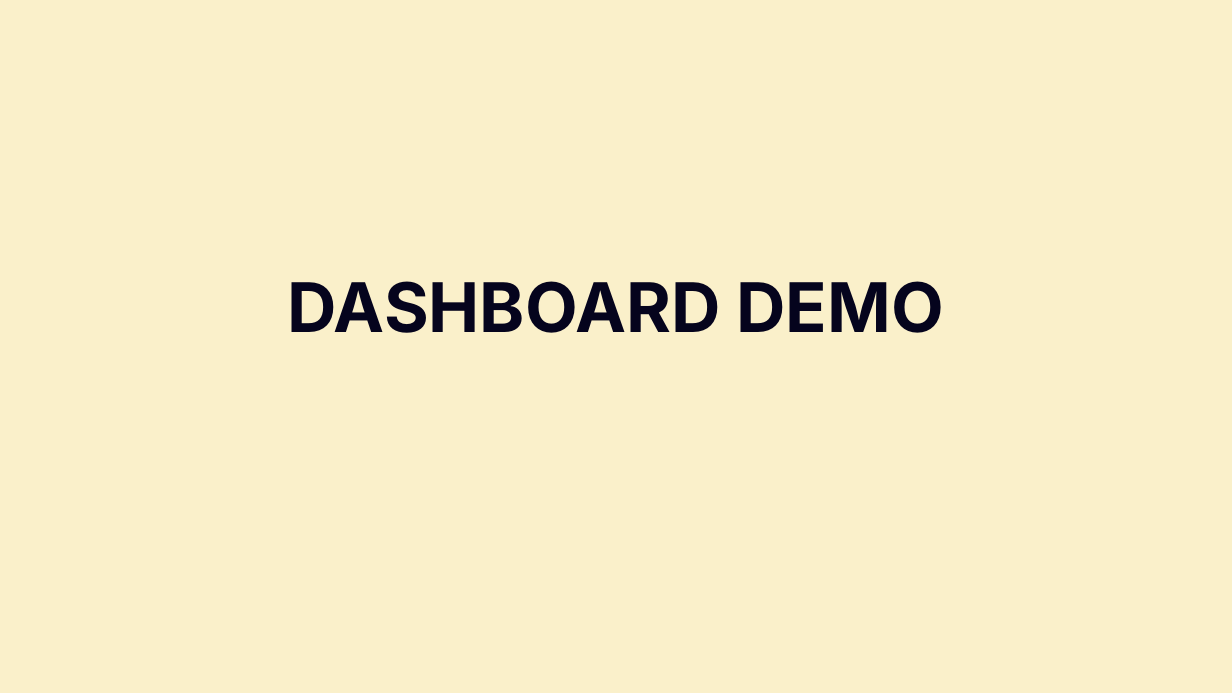
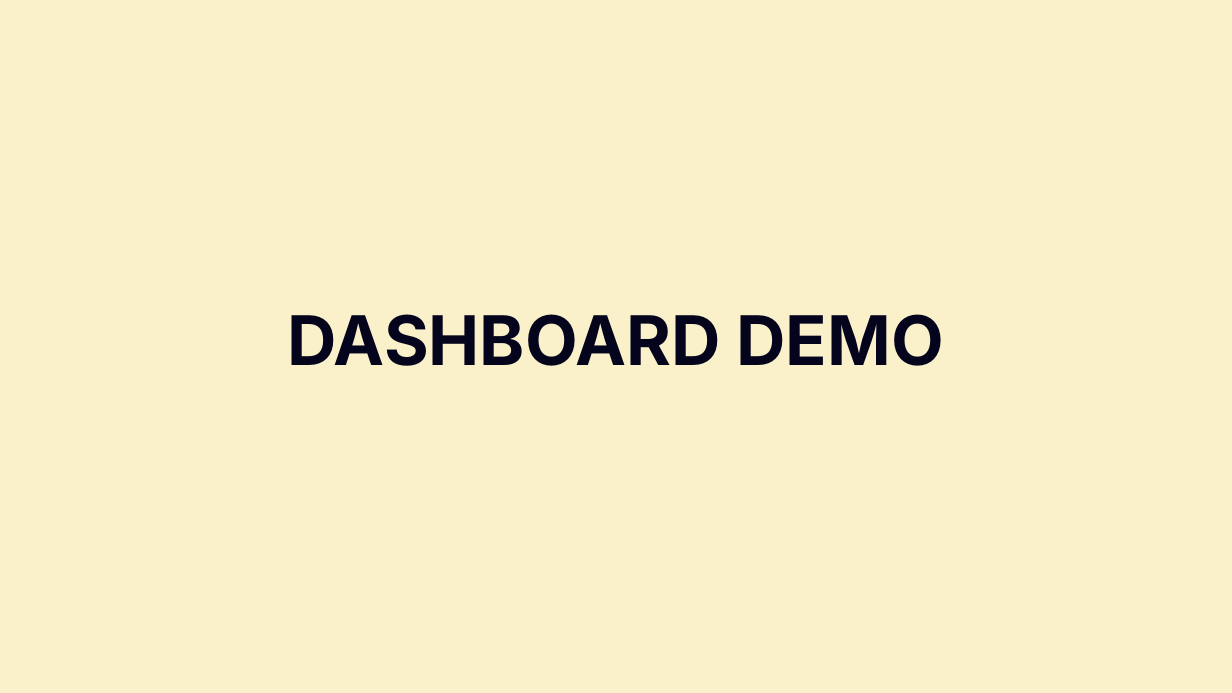
Before and after one commit to nair-j-karthik/DS-5110, a slide deck: slide 8 of Final Presenation DS5110.pptx (slide 7 before the commit). Drawn at 1232x693 pixels with LibreOffice and Linux fonts; fonts in the diff are those of the drawing. Boxes give left, top, right and bottom in pixels: in the first picture for what was removed or moved away, otherwise in the second. Text is boxed around its words. In the diff, an @@ line names an element or a change of style, - is before the commit and + after.

```diff
--- a/Final Presenation DS5110.pptx
+++ b/Final Presenation DS5110.pptx
@@ text "DASHBOARD DEMO": place and size @@
-text "DASHBOARD DEMO" at [287, 281, 944, 333]
+text "DASHBOARD DEMO" at [287, 314, 944, 366]
```
Also in this commit, not shown: 2 other slides changed, 3 slides added, 2 slides removed.
